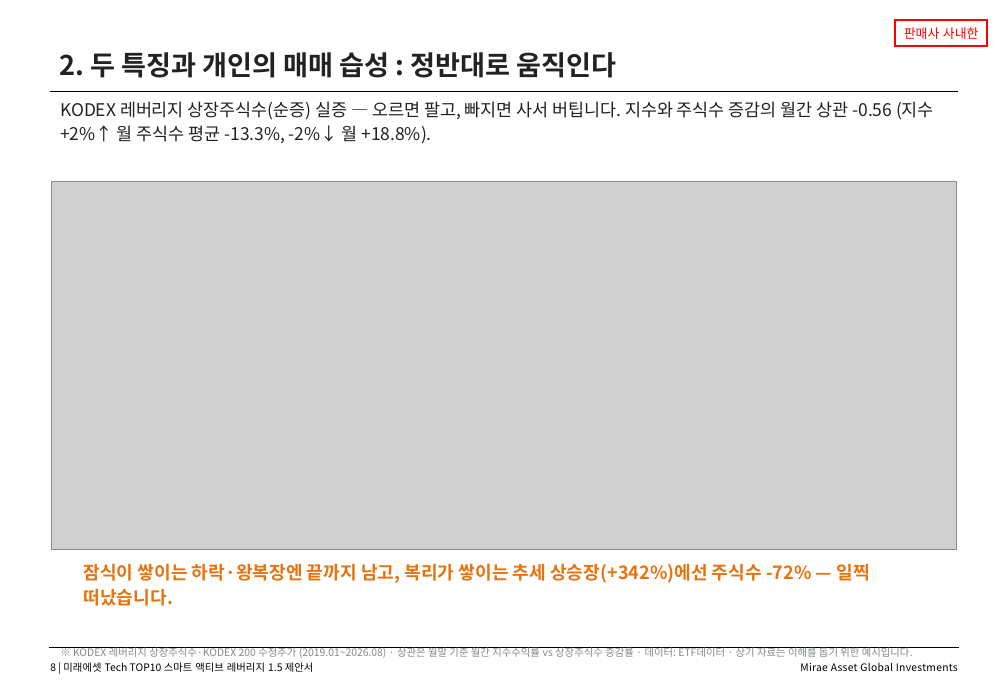
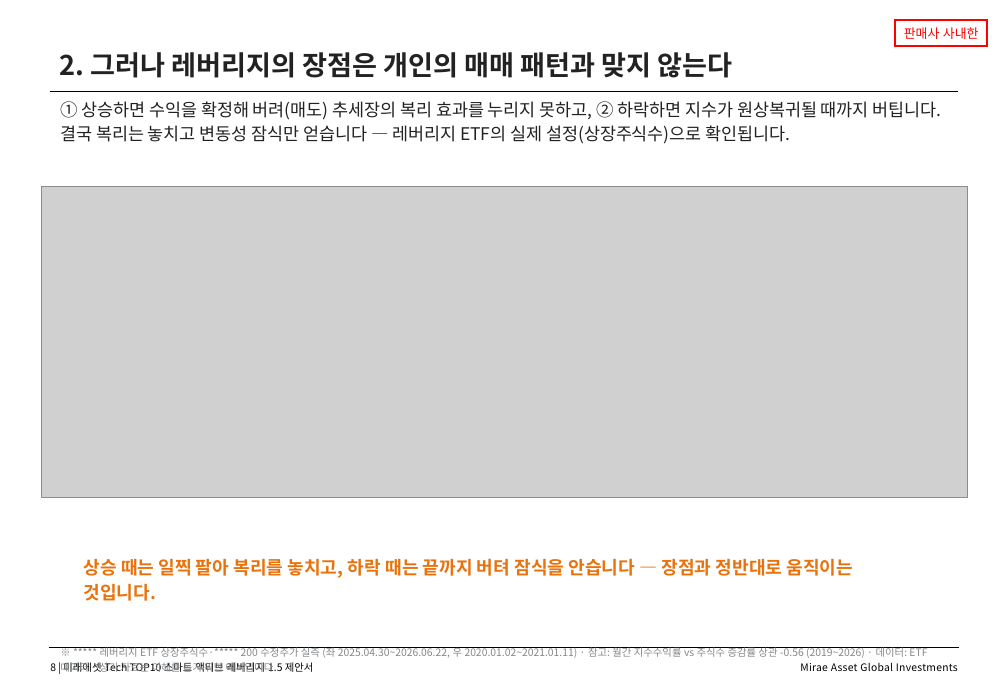
Before and after one commit to gamer383-bit/Volatility-Fund, a slide deck: slide 8 of 제안서/Tech_TOP10_스마트액티브레버리지15_v1_20260812.pptx. Drawn at 1008x698 pixels with LibreOffice and Linux fonts; fonts in the diff are those of the drawing; grey boxes stand for pictures. Boxes give left, top, right and bottom in pixels: in the first picture for what was removed or moved away, otherwise in the second. Text is boxed around its words. In the diff, an @@ line names an element or a change of style, - is before the commit and + after.

```diff
--- a/제안서/Tech_TOP10_스마트액티브레버리지15_v1_20260812.pptx
+++ b/제안서/Tech_TOP10_스마트액티브레버리지15_v1_20260812.pptx
@@ text at [59,52,733,78]: text changed @@
-2. 두 특징과 개인의 매매 습성 : 정반대로 움직인다
+2. 그러나 레버리지의 장점은 개인의 매매 패턴과 맞지 않는다
@@ text at [60,101,942,144]: text changed @@
-KODEX 레버리지 상장주식수(순증) 실증 — 오르면 팔고, 빠지면 사서 버팁니다. 지수와 주식수 증감의 월간 상관 -0.56 (지수 +2%↑ 월 주식수 평균 -13.3%, -2%↓ 월 +18.8%).
+① 상승하면 수익을 확정해 버려(매도) 추세장의 복리 효과를 누리지 못하고, ② 하락하면 지수가 원상복귀될 때까지 버팁니다. 결국 복리는 놓치고 변동성 잠식만 얻습니다 — 레버리지 ETF의 실제 설정(상장주식수)으로 확인됩니다.
@@ picture: place and size @@
-picture at [51,181,957,549]
+picture at [42,186,968,498]
@@ text at [84,558,854,601]: text changed @@
-잠식이 쌓이는 하락·왕복장엔 끝까지 남고, 복리가 쌓이는 추세 상승장(+342%)에선 주식수 -72% — 일찍 떠났습니다.
+상승 때는 일찍 팔아 복리를 놓치고, 하락 때는 끝까지 버텨 잠식을 안습니다 — 장점과 정반대로 움직이는 것입니다.
@@ text at [99,647,908,672]: text changed @@
-※ KODEX 레버리지 상장주식수·KODEX 200 수정주가 (2019.01~2026.08) · 상관은 월말 기준 월간 지수수익률 vs 상장주식수 증감률 · 데이터: ETF데이터 · 상기 자료는 이해를 돕기 위한 예시입니다.
+※ ***** 레버리지 ETF 상장주식수·***** 200 수정주가 실측 (좌 2025.04.30~2026.06.22, 우 2020.01.02~2021.01.11) · 참고: 월간 지수수익률 vs 주식수 증감률 상관 -0.56 (2019~2026) · 데이터: ETF데이터 · 상기 자료는 이해를 돕기 위한 예시입니다.
```
Also in this commit, not shown: 2 other files.
